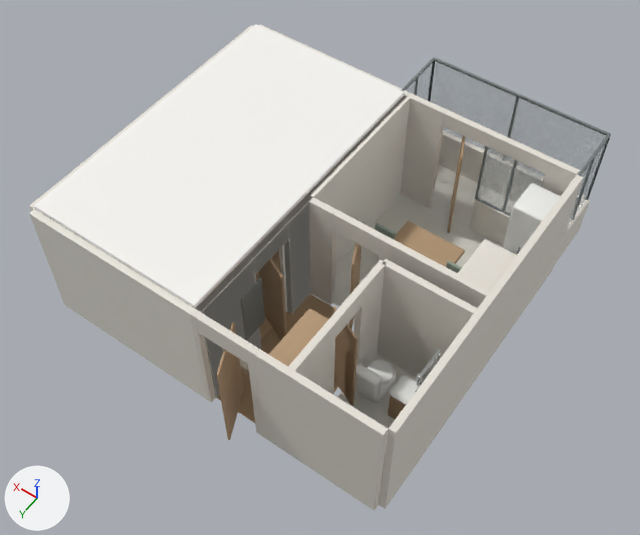
One commit to the Blender file plans/apartment-concept-after-renovation-2026-10-13.blend: the scene before it, then after it.
Before and after are seen from a 50 mm lens placed at (-5.87, 10.81, 13.12), pointed at (-0.31, 3.03, 0.88). Arrows for +X, +Y and +Z are at lower left; the lights stay in place. The picture after the commit comes second.

The first picture shows '03 | Кухня — плиточный пол 3.00×3.36 м', '03 | Обеденный стол', '03 | Спинка стула', '03 | Спинка стула.001', '04 | Санузел — плиточный пол 2.35×1.60 м', '04 | Унитаз — бачок', '04 | Унитаз — основание', '04 | Унитаз — чаша', 'D1 | Входная дверь', 'D3 | Кухня—прихожая', 'D5 | Балкон', 'W-A | сплошная стена', 'W-B | сплошная стена', 'W-D | низ у двери', 'Балкон | стекло наружного остекления', 'Кухня | правый южный простенок', 'Кухня/санузел | наружная западная стена', 'Кухня—прихожая | западный простенок', 'Потолок натяжной', 'Санузел/прихожая | северный наружный простенок', 'Санузел—прихожая | северная короткая стена' and 56 more.
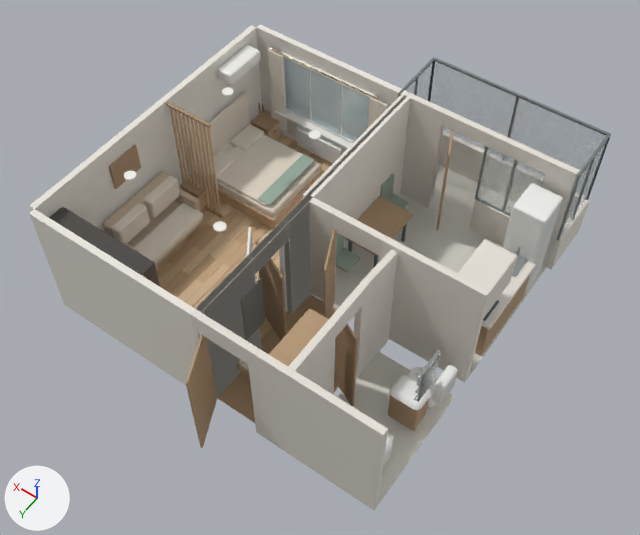
Commit message: Обновить модель квартиры после правок

Pixel boxes (x1, y1, x2, y2) of what changed, in the pictures (640 x 535 px):
'Потолок натяжной', deleted
    before: (34, 24, 404, 308)
'Кухня/санузел | наружная западная стена', deleted
    before: (379, 175, 583, 509)
'Санузел—прихожая | северная короткая стена', deleted
    before: (377, 259, 477, 379)
'D1 | Входная дверь', moved
    before: (216, 322, 244, 440)
    after: (186, 335, 217, 448)
'03 | Обеденный стол', moved, turned
    before: (395, 221, 465, 267)
    after: (344, 196, 413, 256)
'04 | Унитаз — бачок', moved, turned
    before: (355, 364, 382, 400)
    after: (432, 365, 458, 404)
'D3 | Кухня—прихожая', moved
    before: (349, 243, 361, 330)
    after: (324, 228, 336, 319)
'D5 | Балкон', moved
    before: (447, 136, 465, 233)
    after: (436, 130, 454, 230)
'04 | Унитаз — чаша', moved
    before: (367, 360, 394, 384)
    after: (408, 367, 434, 389)
'03 | Спинка стула.001', moved, turned
    before: (375, 223, 396, 240)
    after: (380, 174, 394, 200)
'03 | Стул', moved (not visible before)
    after: (336, 248, 360, 273)
'04 | Унитаз — основание', moved, turned
    before: (359, 368, 397, 403)
    after: (427, 377, 437, 408)
'03 | Спинка стула', moved, turned (mostly hidden)
    before: (446, 261, 462, 273)
    after: (336, 233, 344, 255)
'03 | Стул.001', moved (not visible before)
    after: (387, 193, 409, 209)
'W-B | сплошная стена', unchanged, uncovered by the edit
    before: (30, 25, 253, 216)
    after: (30, 25, 262, 232)
'Кухня—прихожая | западный простенок', unchanged, uncovered by the edit
    before: (382, 237, 490, 308)
    after: (382, 237, 490, 382)
'04 | Санузел — плиточный пол 2.35×1.60 м', unchanged, uncovered by the edit
    before: (338, 354, 420, 505)
    after: (338, 352, 455, 505)
'Покрывало', unchanged, uncovered by the edit
    after: (217, 135, 303, 206)

The change, as a diff of the scene's bpy script:
```diff
--- a/plans/apartment-concept-after-renovation-2026-10-13.blend.py
+++ b/plans/apartment-concept-after-renovation-2026-10-13.blend.py
@@ ob_потолок_натяжной @@
-ob_потолок_натяжной = bpy.data.objects.new('Потолок натяжной', me_потолок_натяжной_mesh)
@@ ob_кухня_санузел___наружная_западная_стена @@
-ob_кухня_санузел___наружная_западная_стена = bpy.data.objects.new('Кухня/санузел | наружная западная стена', me_cube_007)
@@ ob_санузел_прихожая___северная_короткая_стена @@
-ob_санузел_прихожая___северная_короткая_стена = bpy.data.objects.new('Санузел—прихожая | северная короткая стена', me_cube_020)
@@ ob_d1___входная_дверь @@
 ob_d1___входная_дверь = bpy.data.objects.new('D1 | Входная дверь', me_cube_105)
-ob_d1___входная_дверь.location = (-0.57, 5.8, 1.02)
+ob_d1___входная_дверь.location = (-0.33, 6.18, 1.07)
 ob_d1___входная_дверь.rotation_euler = (0.0, 0.0, -1.134)  # degrees (0, 0, -65)
@@ ob_d3___кухня_прихожая @@
 ob_d3___кухня_прихожая = bpy.data.objects.new('D3 | Кухня—прихожая', me_cube_107)
-ob_d3___кухня_прихожая.location = (-1.03, 3.0, 1.02)
+ob_d3___кухня_прихожая.location = (-0.79, 3.43, 1.15)
 ob_d3___кухня_прихожая.rotation_euler = (0.0, 0.0, -1.134)  # degrees (0, 0, -65)
@@ ob_d5___балкон @@
 ob_d5___балкон = bpy.data.objects.new('D5 | Балкон', me_cube_109)
-ob_d5___балкон.location = (-1.25, -0.06, 1.02)
+ob_d5___балкон.location = (-1.1, 0.14, 1.19)
 ob_d5___балкон.rotation_euler = (0.0, 0.0, -1.134)  # degrees (0, 0, -65)
@@ ob_03___обеденный_стол @@
 ob_03___обеденный_стол = bpy.data.objects.new('03 | Обеденный стол', me_cube_081)
-ob_03___обеденный_стол.location = (-1.55, 1.53, 0.77)
+ob_03___обеденный_стол.location = (-0.52, 1.47, 0.68)
+ob_03___обеденный_стол.rotation_euler = (0.0, 0.0, -1.576)  # degrees (0, 0, -90)
 _m = ob_03___обеденный_стол.modifiers.new('Мягкие кромки', 'BEVEL')
@@ ob_03___стул @@
 ob_03___стул = bpy.data.objects.new('03 | Стул', me_cube_086)
-ob_03___стул.location = (-2.3, 1.53, 0.48)
+ob_03___стул.location = (-0.35, 2.28, 0.36)
 _m = ob_03___стул.modifiers.new('Мягкие кромки', 'BEVEL')
@@ ob_03___спинка_стула @@
 ob_03___спинка_стула = bpy.data.objects.new('03 | Спинка стула', me_cube_087)
-ob_03___спинка_стула.location = (-2.3, 1.73, 0.78)
+ob_03___спинка_стула.location = (-0.15, 2.28, 0.66)
+ob_03___спинка_стула.rotation_euler = (0.0, 0.0, -1.596)  # degrees (0, 0, -91)
 _m = ob_03___спинка_стула.modifiers.new('Мягкие кромки', 'BEVEL')
@@ ob_03___стул_001 @@
 ob_03___стул_001 = bpy.data.objects.new('03 | Стул.001', me_cube_088)
-ob_03___стул_001.location = (-0.82, 1.53, 0.48)
+ob_03___стул_001.location = (-0.34, 0.6, 0.35)
 _m = ob_03___стул_001.modifiers.new('Мягкие кромки', 'BEVEL')
@@ ob_03___спинка_стула_001 @@
 ob_03___спинка_стула_001 = bpy.data.objects.new('03 | Спинка стула.001', me_cube_089)
-ob_03___спинка_стула_001.location = (-0.82, 1.73, 0.78)
+ob_03___спинка_стула_001.location = (-0.14, 0.59, 0.65)
+ob_03___спинка_стула_001.rotation_euler = (0.0, 0.0, -1.596)  # degrees (0, 0, -91)
 _m = ob_03___спинка_стула_001.modifiers.new('Мягкие кромки', 'BEVEL')
@@ ob_04___унитаз___основание @@
 ob_04___унитаз___основание = bpy.data.objects.new('04 | Унитаз — основание', me_cube_094)
-ob_04___унитаз___основание.location = (-2.2, 4.03, 0.25)
+ob_04___унитаз___основание.location = (-2.87, 3.64, 0.15)
+ob_04___унитаз___основание.rotation_euler = (0.0, 0.0, 1.565)  # degrees (0, 0, 90)
 _m = ob_04___унитаз___основание.modifiers.new('Мягкие кромки', 'BEVEL')
@@ ob_04___унитаз___чаша @@
 ob_04___унитаз___чаша = bpy.data.objects.new('04 | Унитаз — чаша', me_cylinder_018)
-ob_04___унитаз___чаша.location = (-2.2, 3.96, 0.44)
+ob_04___унитаз___чаша.location = (-2.8, 3.64, 0.34)
 _m = ob_04___унитаз___чаша.modifiers.new('Скругление', 'BEVEL')
@@ ob_04___унитаз___бачок @@
 ob_04___унитаз___бачок = bpy.data.objects.new('04 | Унитаз — бачок', me_cube_095)
-ob_04___унитаз___бачок.location = (-2.2, 4.39, 0.72)
+ob_04___унитаз___бачок.location = (-3.23, 3.65, 0.62)
+ob_04___унитаз___бачок.rotation_euler = (0.0, 0.0, 1.565)  # degrees (0, 0, 90)
 _m = ob_04___унитаз___бачок.modifiers.new('Мягкие кромки', 'BEVEL')
```
